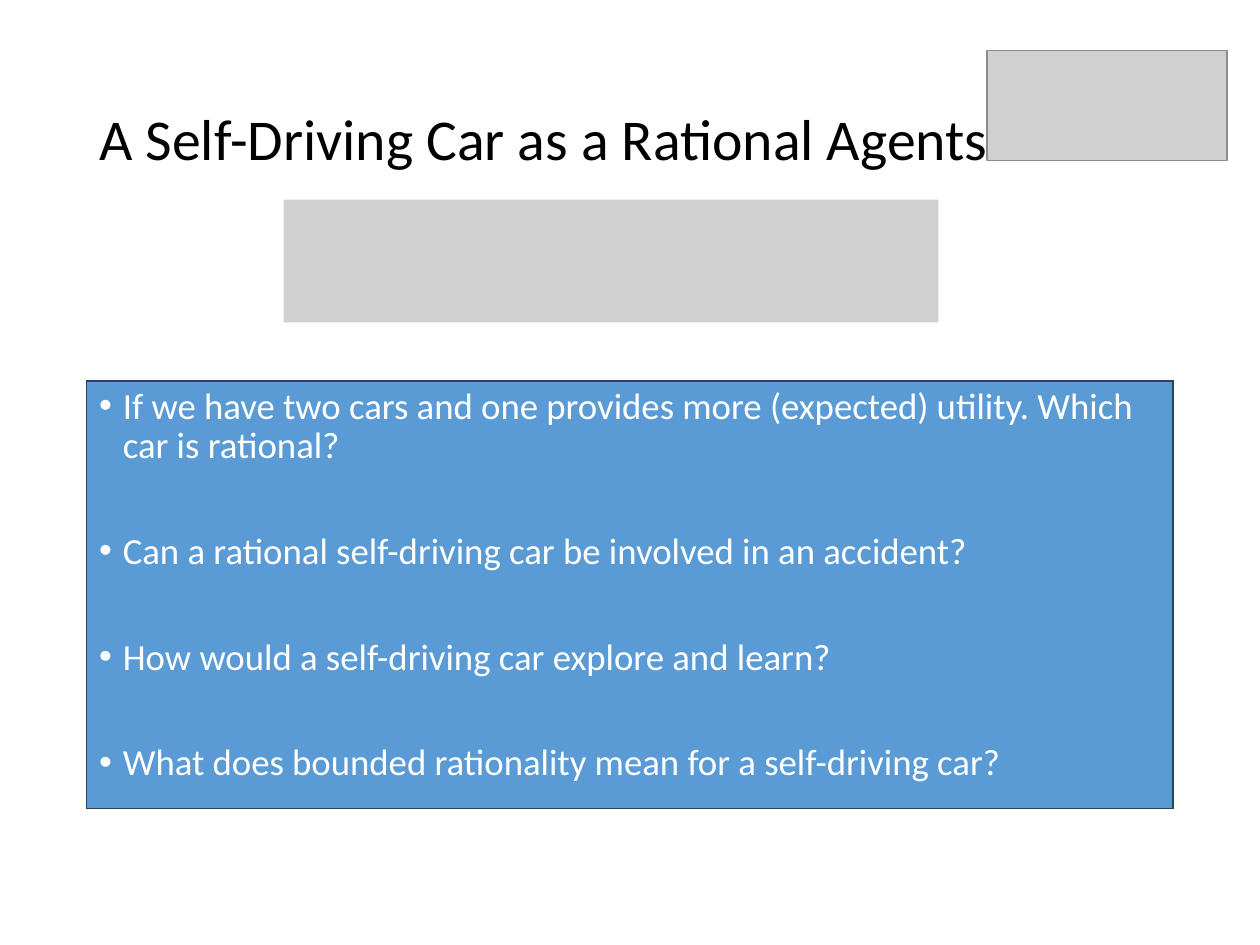
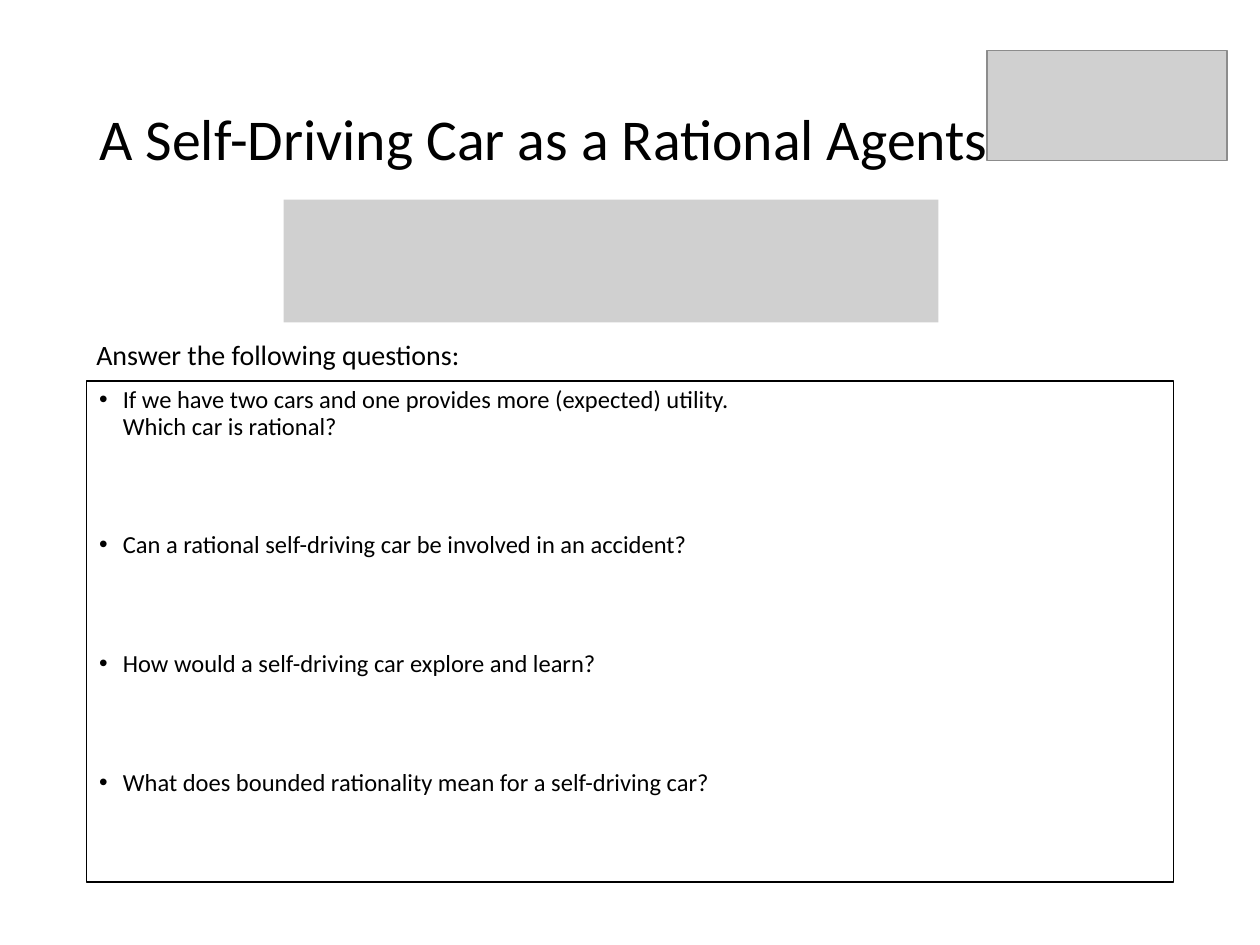
Before and after one commit to mhahsler/CS7320-AI, a slide deck: slide 3 of slides/02_agents_discussion.pptx. Drawn at 1260x945 pixels with LibreOffice and Linux fonts; fonts in the diff are those of the drawing; grey boxes stand for pictures. Boxes give left, top, right and bottom in pixels: in the first picture for what was removed or moved away, otherwise in the second. Text is boxed around its words. In the diff, an @@ line names an element or a change of style, - is before the commit and + after.

Commit message:
Improved questions.

```diff
--- a/slides/02_agents_discussion.pptx
+++ b/slides/02_agents_discussion.pptx
@@ text added at [96,345,459,370], 16 pt, text #000000 @@
+Answer the following questions:
@@ text "If we have two cars ...": place and size @@
-text "If we have two cars ..." at [87,381,1173,808]
+text "If we have two cars ..." at [87,381,1173,882]
@@ text "If we have two cars ..." at [87,381,1173,882]: size 21 to 14 pt, text colour #FFFFFF to #000000; fill #5B9BD5 to none; outline #28445D 1 pt to #000000 0.75 pt @@
```
Also in this commit, not shown: 6 other slides changed, 3 other files.
